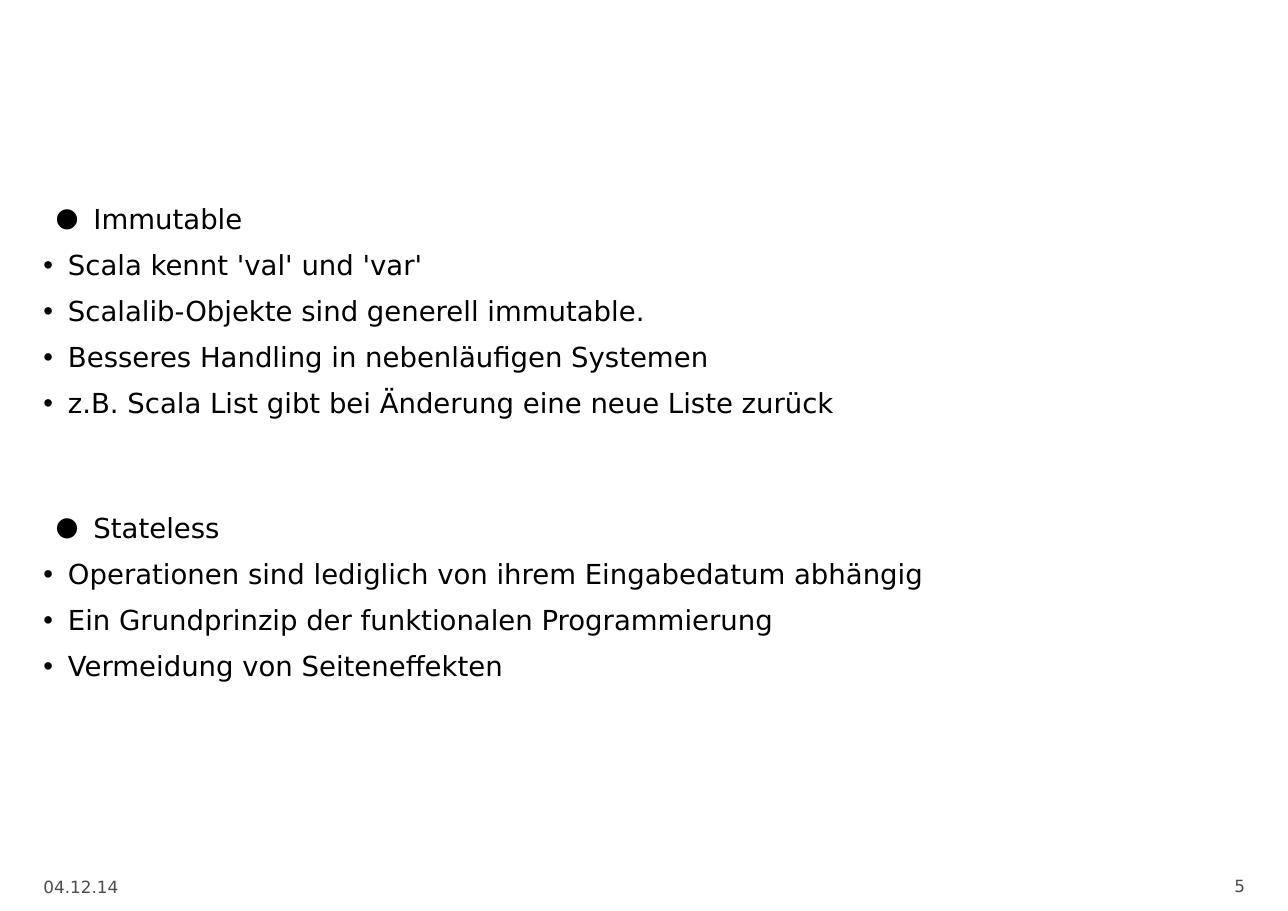
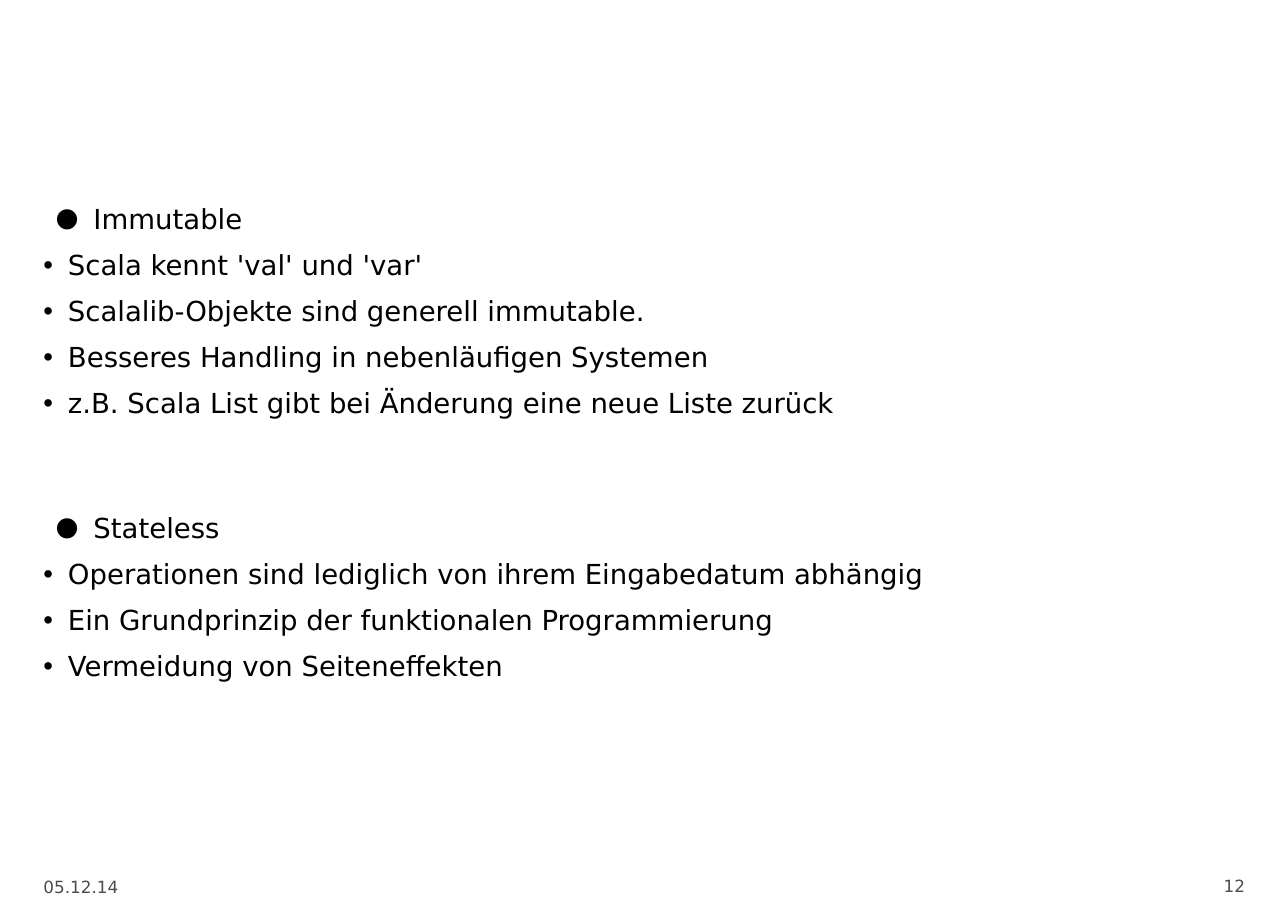
Before and after one commit to DarkToast/scala-techtalk, a slide deck: slide 12 of Scala.odp (slide 5 before the commit). Drawn at 1288x911 pixels with LibreOffice and Linux fonts; fonts in the diff are those of the drawing; background and template pictures are left out. Boxes give left, top, right and bottom in pixels: in the first picture for what was removed or moved away, otherwise in the second. Text is boxed around its words. In the diff, an @@ line names an element or a change of style, - is before the commit and + after.

```diff
--- a/Scala.odp
+++ b/Scala.odp
@@ text at (x1=43, y1=880, x2=118, y2=893): text changed @@
-04.12.14
+05.12.14
@@ page number at (x1=1224, y1=879, x2=1245, y2=892): text changed @@
-5
+12
```
Also in this commit, not shown: 5 other slides changed, 5 slides added, 1 slide removed.
